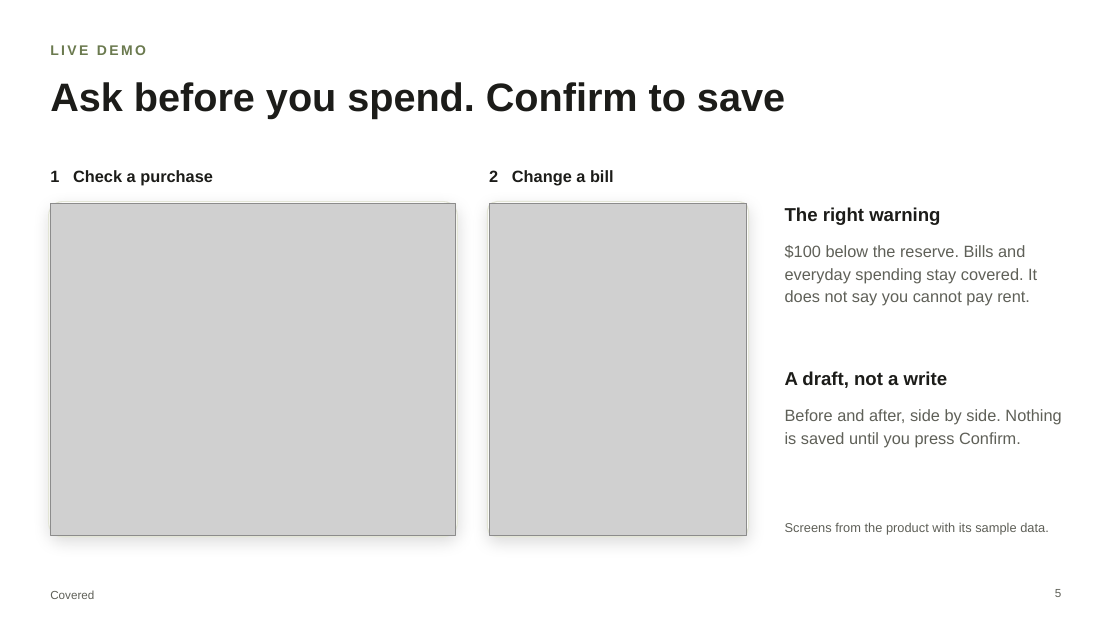
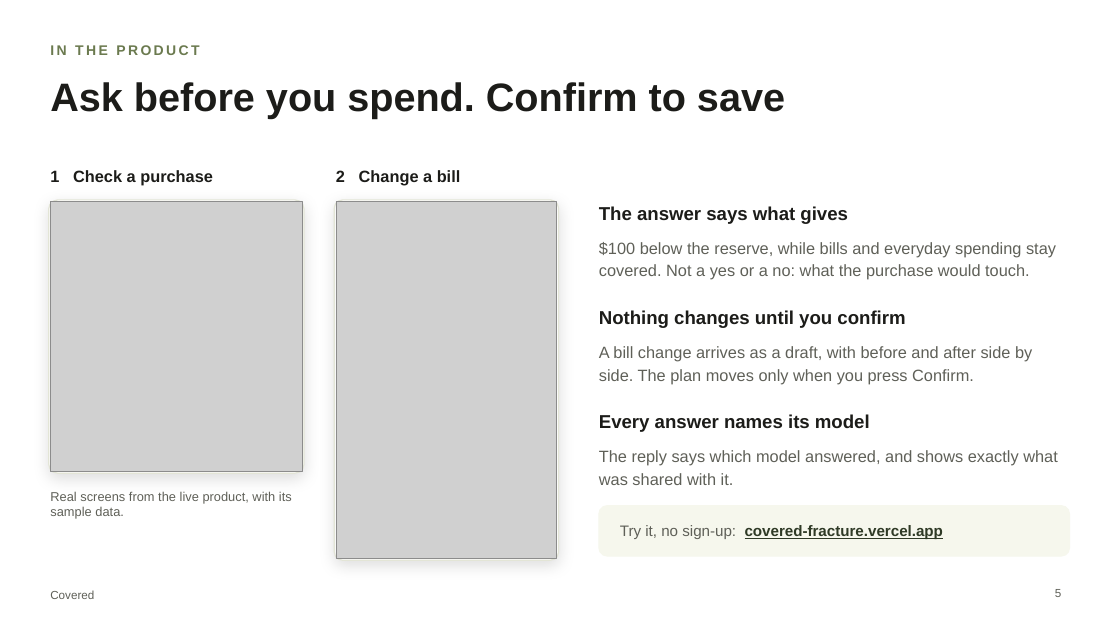
Before and after one commit to chinusoid/FractureTeam, a slide deck: slide 5 of pitch/covered-pitch.pptx. Drawn at 1120x630 pixels with LibreOffice and Linux fonts; fonts in the diff are those of the drawing; grey boxes stand for pictures. Boxes give left, top, right and bottom in pixels: in the first picture for what was removed or moved away, otherwise in the second. Text is boxed around its words. In the diff, an @@ line names an element or a change of style, - is before the commit and + after.

```diff
--- a/pitch/covered-pitch.pptx
+++ b/pitch/covered-pitch.pptx
@@ text at bbox=[50, 45, 199, 55]: text changed @@
-LIVE DEMO
+IN THE PRODUCT
@@ text "2 Change a bill": place and size @@
-text "2 Change a bill" at bbox=[489, 170, 614, 186]
+text "2 Change a bill" at bbox=[336, 170, 461, 186]
@@ rounded rectangle: place and size @@
-rounded rectangle at bbox=[49, 202, 457, 537]
+rounded rectangle at bbox=[49, 200, 304, 473]
@@ rounded rectangle at bbox=[49, 200, 304, 473]: proportions changed @@
@@ picture: place and size @@
-picture at bbox=[50, 203, 455, 535]
+picture at bbox=[50, 202, 302, 471]
@@ rounded rectangle at bbox=[334, 200, 559, 560]: proportions changed @@
@@ rounded rectangle: place and size @@
-rounded rectangle at bbox=[487, 202, 749, 537]
+rounded rectangle at bbox=[334, 200, 559, 560]
@@ picture added at bbox=[336, 202, 557, 559] @@
@@ picture removed at bbox=[489, 203, 747, 535] @@
@@ text added at bbox=[599, 206, 848, 224], 16 pt, text #1C1C19, bold @@
+The answer says what gives
@@ text removed at bbox=[785, 207, 940, 225] @@
-The right warning
@@ text at bbox=[599, 242, 1056, 280]: text changed @@
-$100 below the reserve. Bills and everyday spending stay covered. It does not say you cannot pay rent.
+$100 below the reserve, while bills and everyday spending stay covered. Not a yes or a no: what the purchase would touch.
@@ text at bbox=[599, 310, 905, 328]: text changed; size 14 to 16 pt; text colour #5F6058 to #1C1C19; bold on @@
-Before and after, side by side. Nothing is saved until you press Confirm.
+Nothing changes until you confirm
@@ text added at bbox=[599, 346, 1032, 384], 14 pt, text #5F6058 @@
+A bill change arrives as a draft, with before and after side by side. The plan moves only when you press Confirm.
@@ text removed at bbox=[785, 371, 947, 388] @@
-A draft, not a write
@@ text added at bbox=[599, 414, 870, 432], 16 pt, text #1C1C19, bold @@
+Every answer names its model
@@ text added at bbox=[599, 450, 1058, 485], 14 pt, text #5F6058 @@
+The reply says which model answered, and shows exactly what was shared with it.
@@ text at bbox=[50, 491, 292, 519]: text changed @@
-Screens from the product with its sample data.
+Real screens from the live product, with its sample data.
@@ text "Real screens from the live ..." at bbox=[50, 491, 292, 519]: vertical alignment bottom to top @@
@@ rounded rectangle added at bbox=[599, 506, 1070, 556], fill #F6F7ED, outline #F6F7ED 1 pt @@
@@ text added at bbox=[620, 525, 943, 539], 13 pt, text #2F3A26, bold, underline @@
+Try it, no sign-up: covered-fracture.vercel.app
```
Also in this commit, not shown: 9 other slides changed, 22 other files.
